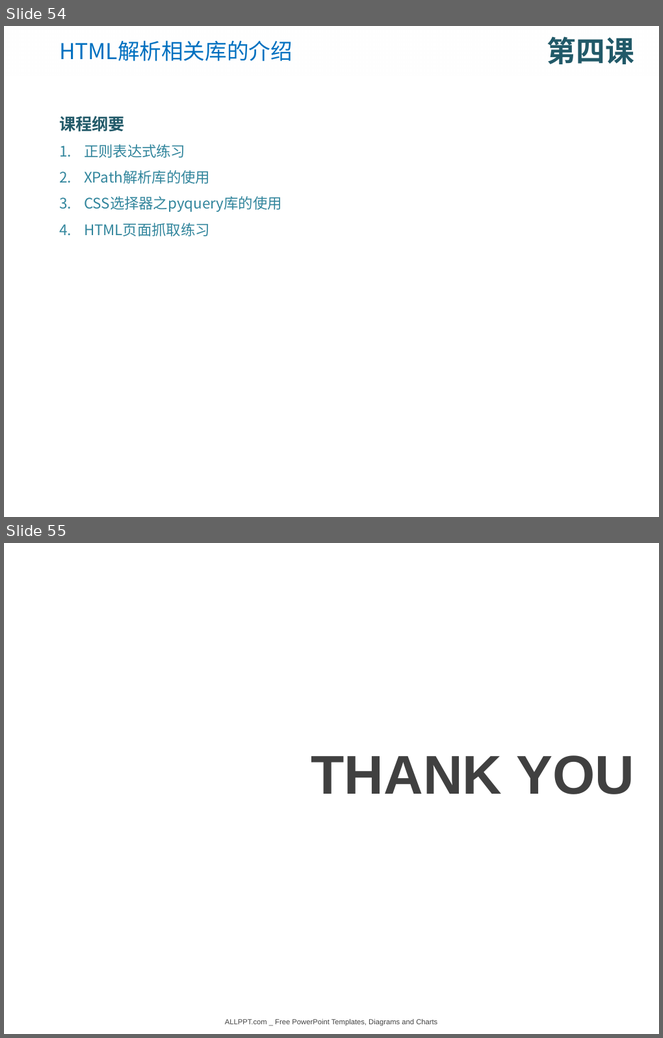
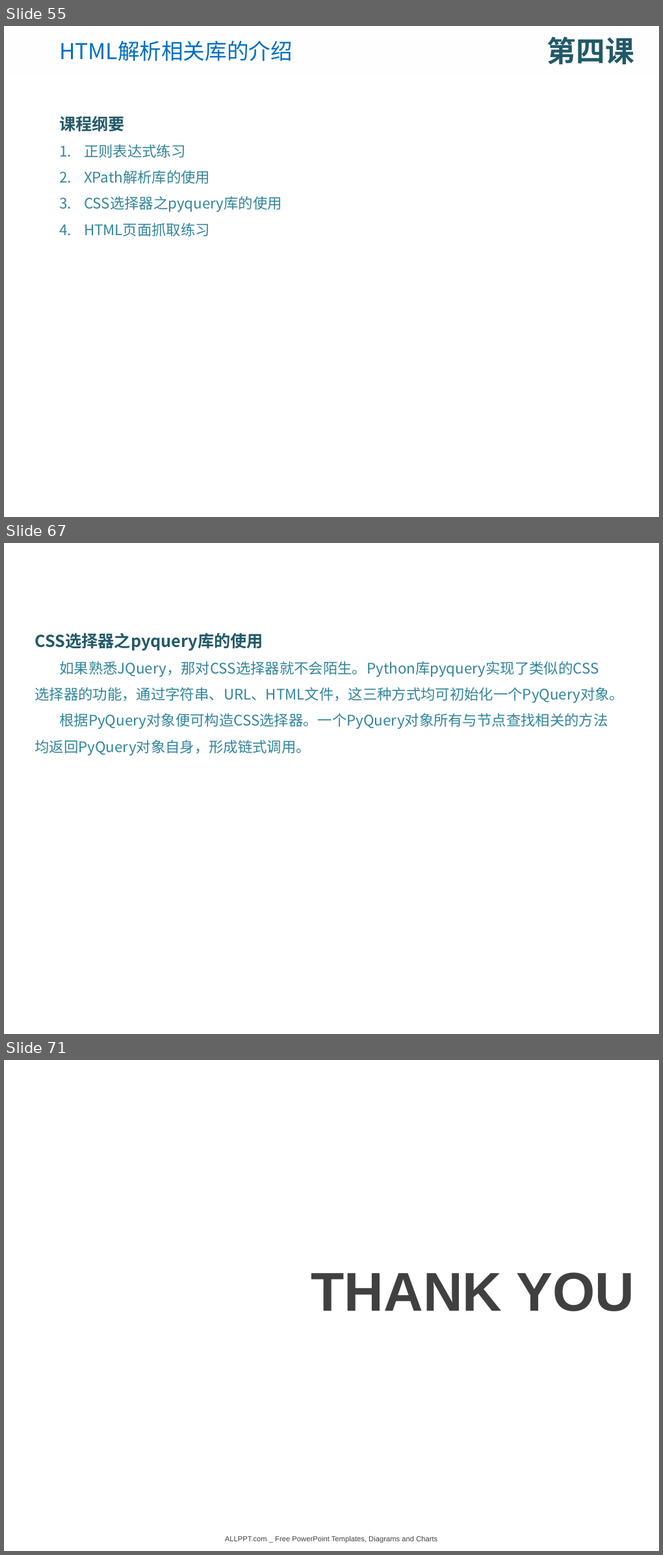
Before and after one commit to DataScienceCoding/Python-Web-Crawler, a slide deck: Python-Web-Crawler.pptx. Shown one above the other, each under a label of ours: slides 54 and 55 before the commit, slides 55, 67 and 71 after it; the slides between them are not shown. The pictures are 663x1038 and 663x1555 pixels, drawn with LibreOffice and Linux fonts; fonts in the diff are those of the drawing; background and template pictures are left out. Boxes give left, top, right and bottom in pixels: in the first picture for what was removed or moved away, otherwise in the second. Text is boxed around its words. In the diff, an @@ line names an element or a change of style, - is before the commit and + after.

```diff
--- a/Python-Web-Crawler.pptx
+++ b/Python-Web-Crawler.pptx
@@ slide 67 added at bbox=[4, 543, 659, 1034], background picture (left out) @@
@@ text added at bbox=[35, 633, 625, 756], 16 pt, text #31859C @@
+CSS选择器之pyquery库的使用
+如果熟悉JQuery，那对CSS选择器就不会陌生。Python库pyquery实现了类似的CSS选择器的功能，通过字符串、URL、HTML文件，这三种方式均可初始化一个PyQuery对象。
+根据PyQuery对象便可构造CSS选择器。一个PyQuery对象所有与节点查找相关的方法均返回PyQuery对象自身，形成链式调用。
@@ what was slide 54 is now slide 55 @@
@@ what was slide 55 is now slide 71 @@
```
Also in this commit, not shown: 4 slides changed, 15 other slides added, 8 other files.
